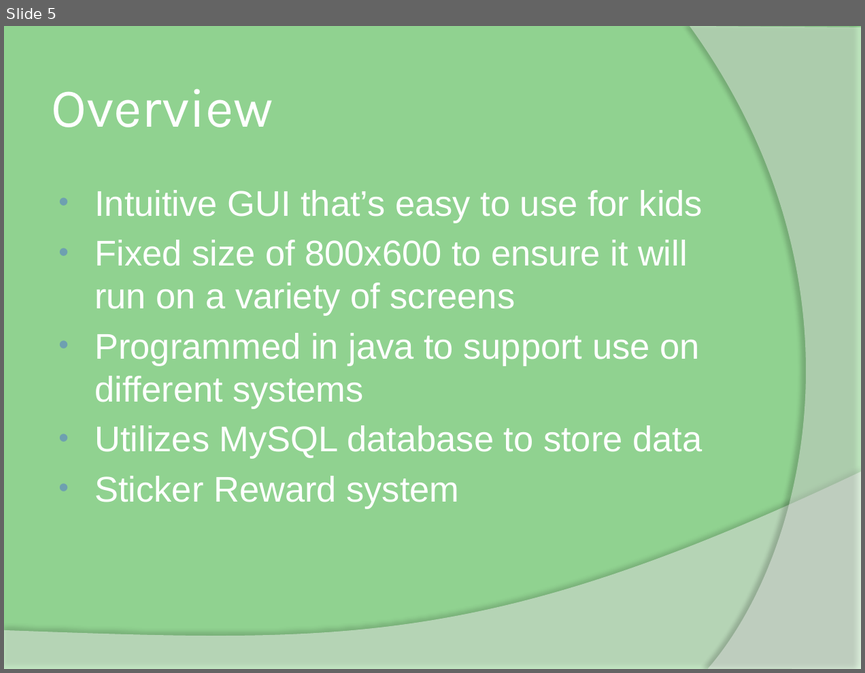
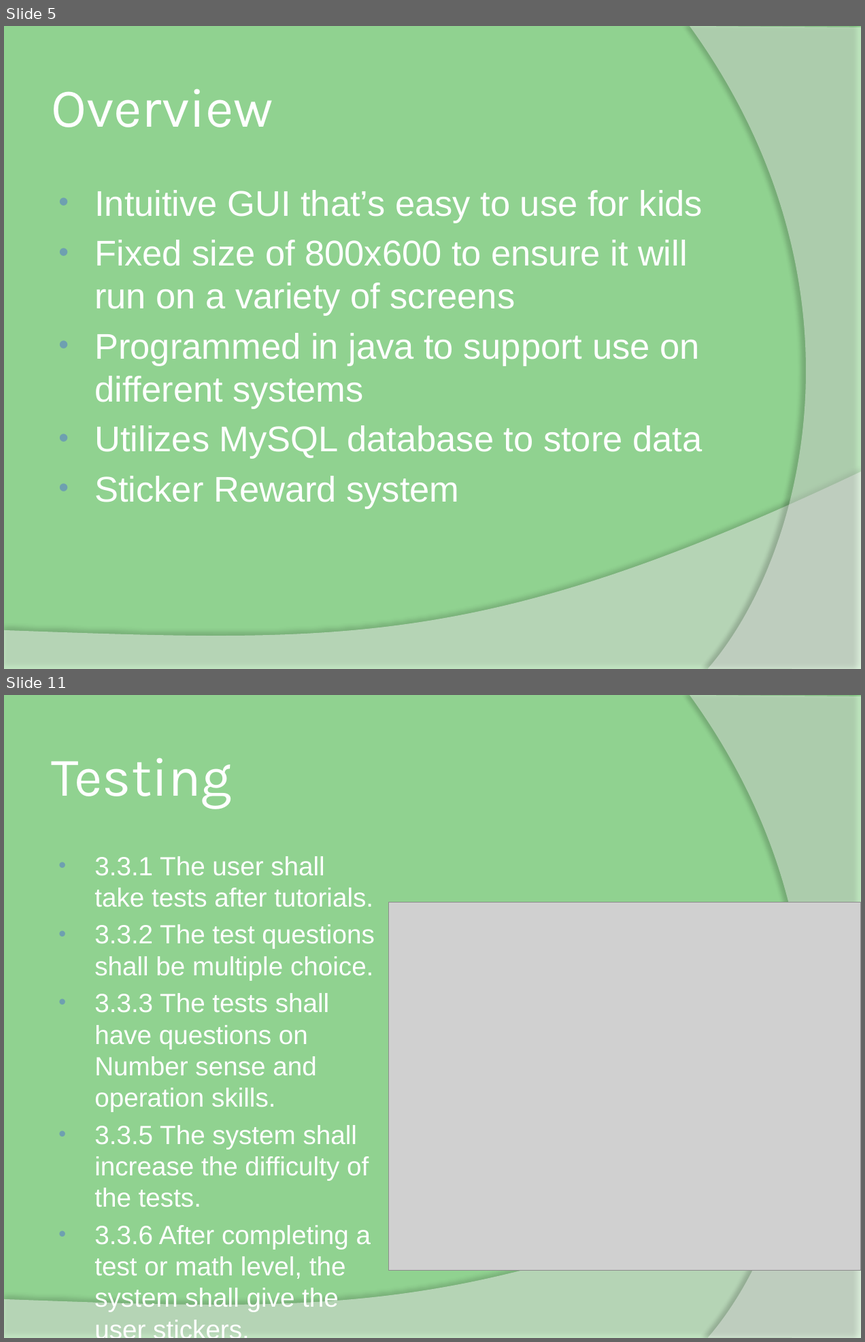
Before and after one commit to e-sullivan9/MathTutor, a slide deck: Learn 2 Math Phase 4/Learn 2 Math final.pptx. Shown one above the other, each under a label of ours: slide 5 before the commit, slides 5 and 11 after it; the slides between them are not shown. The pictures are 865x673 and 865x1342 pixels, drawn with LibreOffice and Linux fonts; fonts in the diff are those of the drawing; grey boxes stand for pictures. Boxes give left, top, right and bottom in pixels: in the first picture for what was removed or moved away, otherwise in the second. Text is boxed around its words. In the diff, an @@ line names an element or a change of style, - is before the commit and + after.

```diff
--- a/Learn 2 Math Phase 4/Learn 2 Math final.pptx
+++ b/Learn 2 Math Phase 4/Learn 2 Math final.pptx
@@ slide 11 added at box(4, 695, 861, 1338), background #90D290; not listed: 2 template elements that a slide beside it also shows @@
@@ title added at box(51, 758, 232, 809), 46 pt, text #FFFFFF @@
+Testing
@@ text added at box(94, 856, 374, 1278), 22.1 pt, text #FFFFFF @@
+• 3.3.1 The user shall take tests after tutorials.
+• 3.3.2 The test questions shall be multiple choice.
+• 3.3.3 The tests shall have questions on Number sense and operation skills.
+• 3.3.5 The system shall increase the difficulty of the tests.
+• 3.3.6 After completing a test or math level, the system shall give the user stickers.
@@ picture added at box(389, 902, 861, 1270) @@
```
Also in this commit, not shown: 1 slide changed, 6 other slides added.
